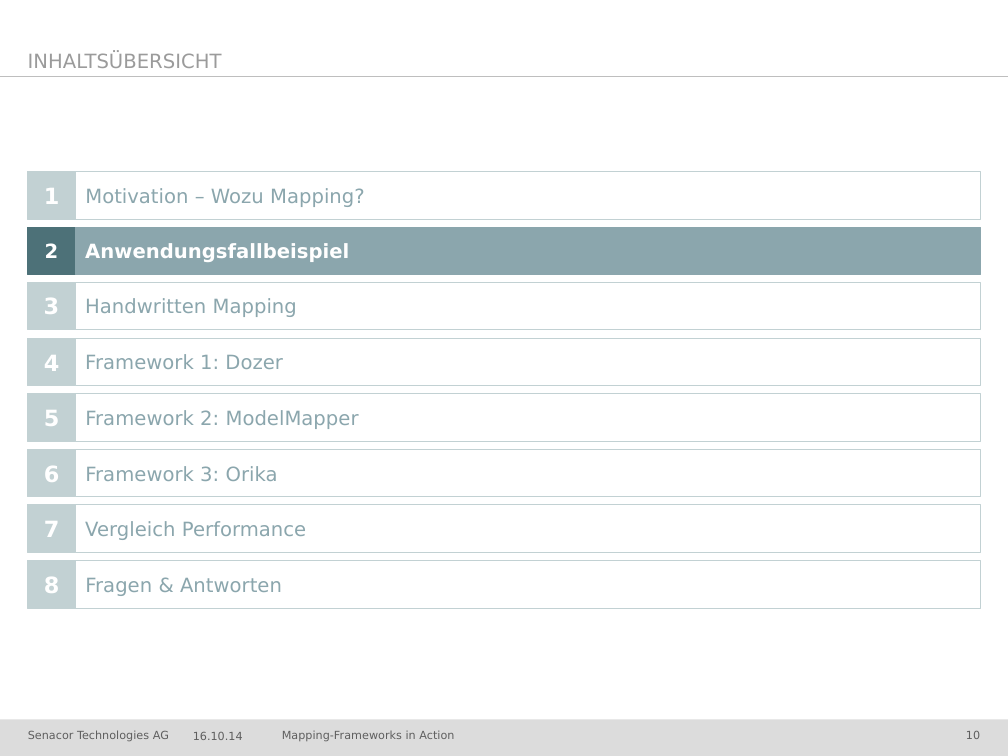
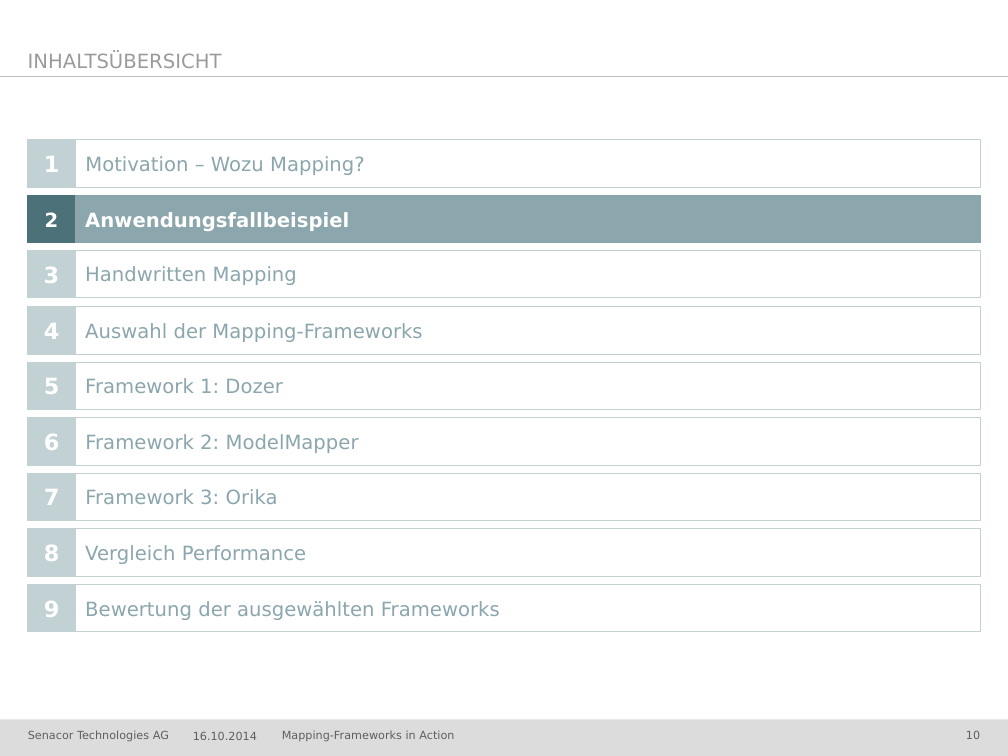
Before and after one commit to jschwalb/Mappings, a slide deck: slide 10 of presentation.pptx. Drawn at 1008x756 pixels with LibreOffice and Linux fonts; fonts in the diff are those of the drawing; background and template pictures are left out. Boxes give left, top, right and bottom in pixels: in the first picture for what was removed or moved away, otherwise in the second. Text is boxed around its words. In the diff, an @@ line names an element or a change of style, - is before the commit and + after.

```diff
--- a/presentation.pptx
+++ b/presentation.pptx
@@ rectangle "4": place and size @@
-rectangle "4" at (28, 339, 76, 386)
+rectangle "4" at (28, 306, 76, 354)
@@ rectangle added at (76, 306, 981, 354), fill #FFFFFF, outline #C2D1D3 0.75 pt, 14 pt, text #8BA6AD @@
+Auswahl der Mapping-Frameworks
@@ 9 rectangles: place and size @@
-9 rectangles at (27, 171, 981, 608)
+9 rectangles at (27, 140, 981, 577)
@@ rectangle "6": place and size @@
-rectangle "6" at (28, 450, 76, 497)
+rectangle "6" at (28, 417, 76, 465)
@@ 4 rectangles: place and size @@
-4 rectangles at (76, 339, 981, 552)
+4 rectangles at (76, 362, 981, 577)
@@ rectangle removed at (76, 560, 981, 608) @@
-Fragen & Antworten
@@ rectangle added at (28, 585, 76, 632), fill #C2D1D3, outline #C2D1D3 0.75 pt, 16 pt, text #FFFFFF, bold @@
+9
@@ rectangle added at (76, 585, 981, 632), fill #FFFFFF, outline #C2D1D3 0.75 pt, 14 pt, text #8BA6AD @@
+Bewertung der ausgewählten Frameworks
@@ text at (193, 732, 257, 740): text changed @@
-16.10.14
+16.10.2014
```
Also in this commit, not shown: 55 other slides changed, 2 slides added.
